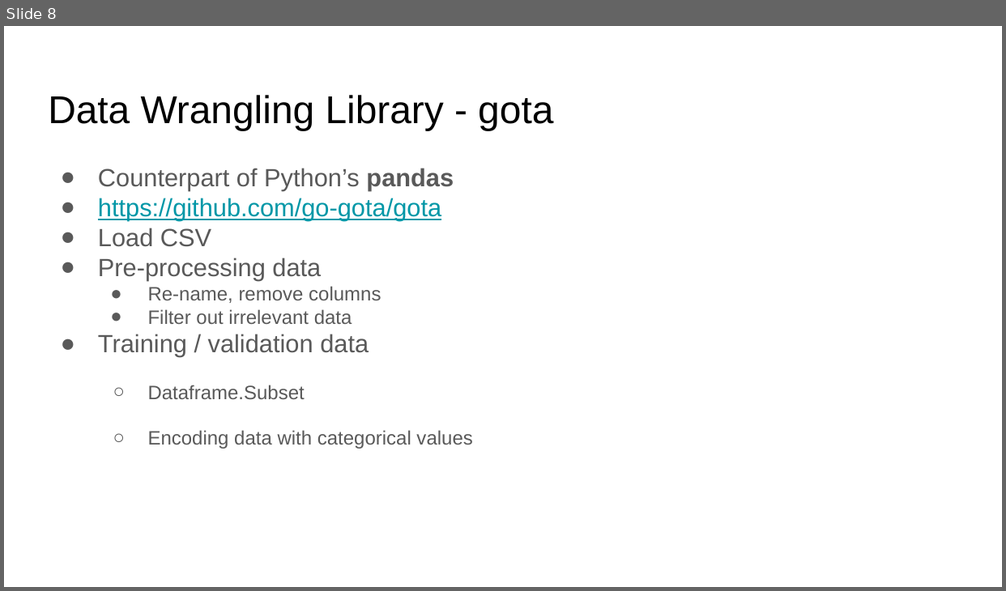
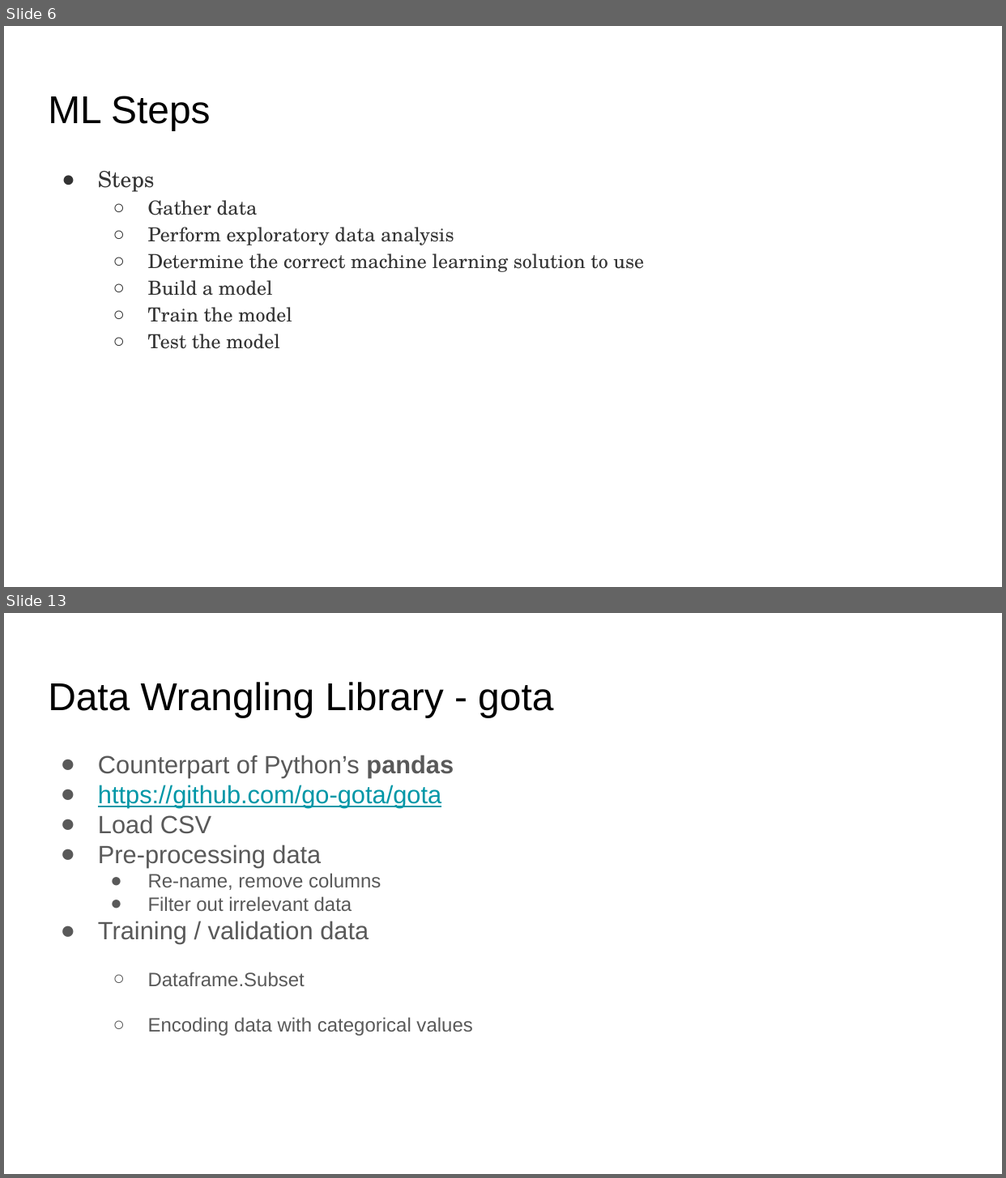
Before and after one commit to ephraimberkovitch/golang_ml, a slide deck: Go ML Meetup.pptx. Shown one above the other, each under a label of ours: slide 8 before the commit, slides 6 and 13 after it; the slides between them are not shown. The pictures are 1006x591 and 1006x1178 pixels, drawn with LibreOffice and Linux fonts; fonts in the diff are those of the drawing. Boxes give left, top, right and bottom in pixels: in the first picture for what was removed or moved away, otherwise in the second. Text is boxed around its words. In the diff, an @@ line names an element or a change of style, - is before the commit and + after.

```diff
--- a/Go ML Meetup.pptx
+++ b/Go ML Meetup.pptx
@@ slide 6 added at <box>4,26,1002,587</box>, background #FFFFFF @@
@@ title added at <box>48,96,210,130</box>, 28 pt, text #000000 @@
+ML Steps
@@ text added at <box>98,171,644,349</box>, 14 pt, text #333333 @@
+● Steps
+  ○ Gather data
+  ○ Perform exploratory data analysis
+  ○ Determine the correct machine learning solution to use
+  ○ Build a model
+  ○ Train the model
+  ○ Test the model
@@ what was slide 8 is now slide 13 @@
```
Also in this commit, not shown: 2 slides changed, 10 other slides added, 8 slides removed, 8 other files.
